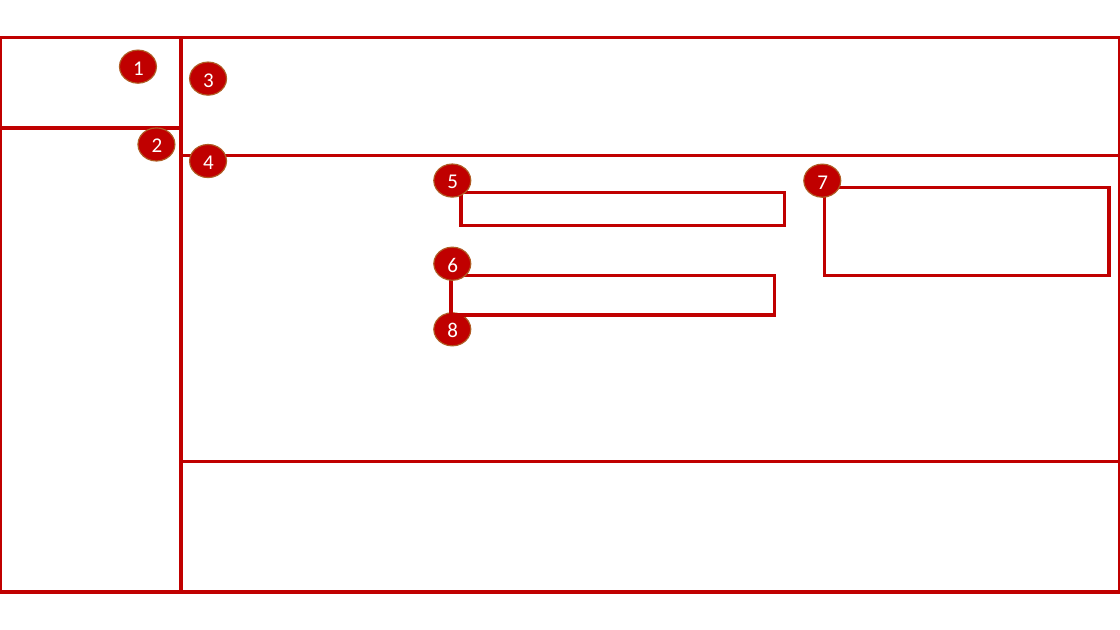
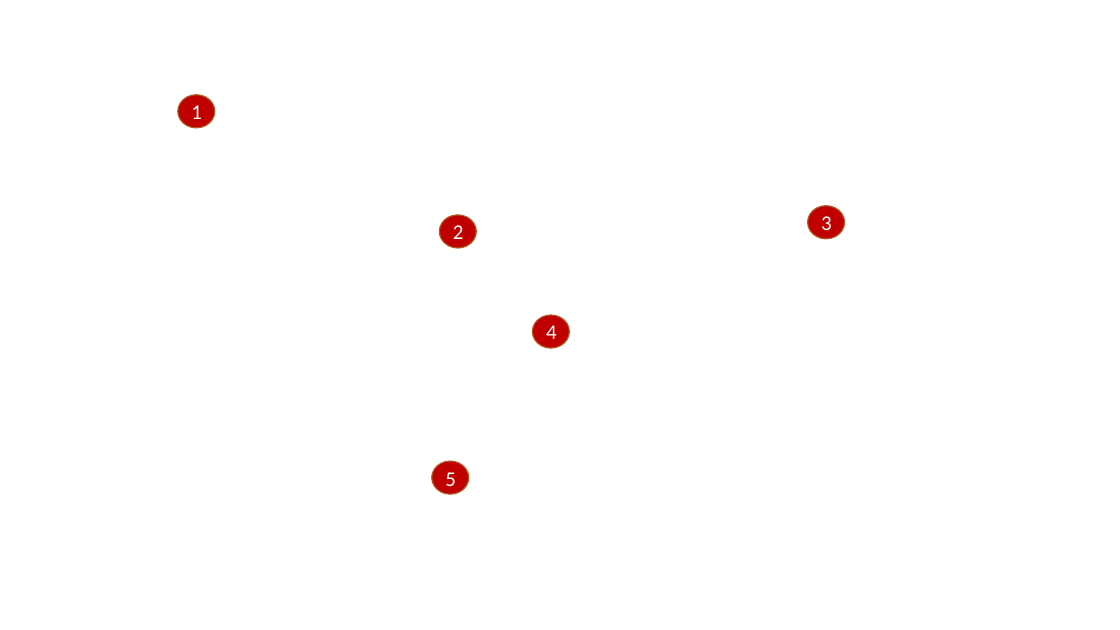
Before and after one commit to LozynskiW/VideoDocumentationProject, a slide deck: slide 13 of docs/instrukcja.pptx (slide 12 before the commit). Drawn at 1120x630 pixels with LibreOffice and Linux fonts; fonts in the diff are those of the drawing; background and template pictures are left out. Boxes give left, top, right and bottom in pixels: in the first picture for what was removed or moved away, otherwise in the second. Text is boxed around its words. In the diff, an @@ line names an element or a change of style, - is before the commit and + after.

```diff
--- a/docs/instrukcja.pptx
+++ b/docs/instrukcja.pptx
@@ rectangle removed at (0, 38, 181, 128) @@
@@ rectangle removed at (0, 38, 1120, 592) @@
@@ rectangle removed at (0, 38, 181, 592) @@
@@ ellipse "1": place and size @@
-ellipse "1" at (119, 50, 156, 83)
+ellipse "1" at (178, 95, 215, 128)
@@ rectangle removed at (181, 155, 1120, 461) @@
@@ ellipse removed at (804, 164, 841, 197) @@
-7
@@ rectangle removed at (461, 192, 785, 225) @@
@@ ellipse "3": place and size @@
-ellipse "3" at (190, 62, 227, 95)
+ellipse "3" at (807, 206, 844, 239)
@@ rectangle removed at (825, 187, 1110, 276) @@
@@ ellipse "2": place and size @@
-ellipse "2" at (138, 128, 175, 160)
+ellipse "2" at (439, 215, 476, 248)
@@ ellipse removed at (434, 247, 471, 280) @@
-6
@@ rectangle removed at (451, 276, 775, 315) @@
@@ ellipse removed at (434, 313, 471, 345) @@
-8
@@ ellipse "4": place and size @@
-ellipse "4" at (190, 145, 227, 177)
+ellipse "4" at (533, 315, 570, 348)
@@ ellipse "5": place and size @@
-ellipse "5" at (434, 164, 471, 197)
+ellipse "5" at (432, 461, 469, 494)
```
Also in this commit, not shown: 7 other slides changed, 1 slide added, 1 other file.
